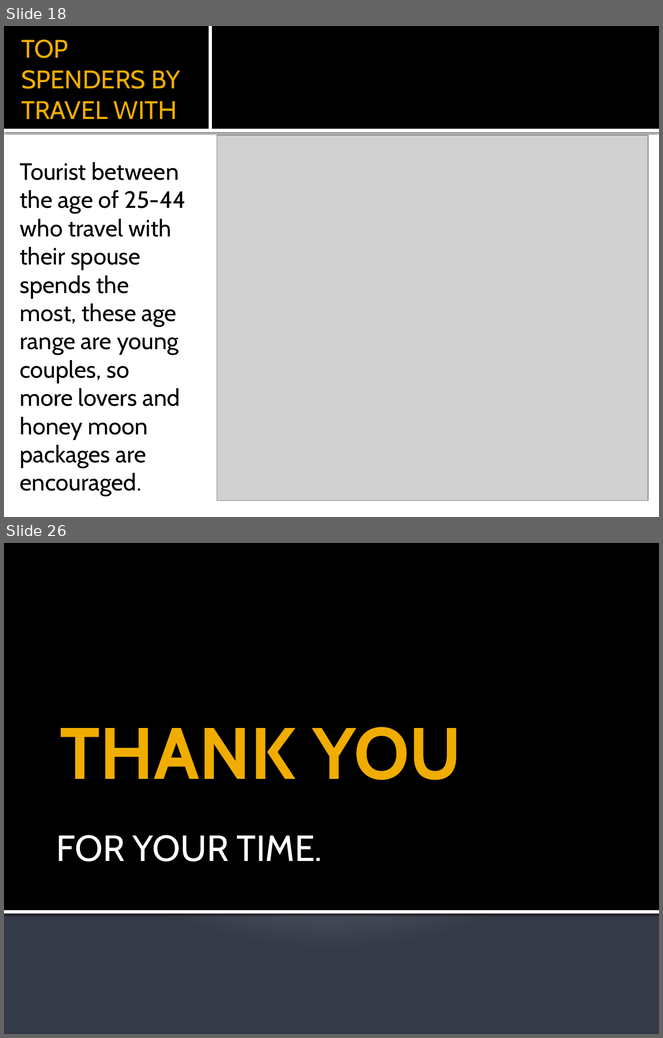
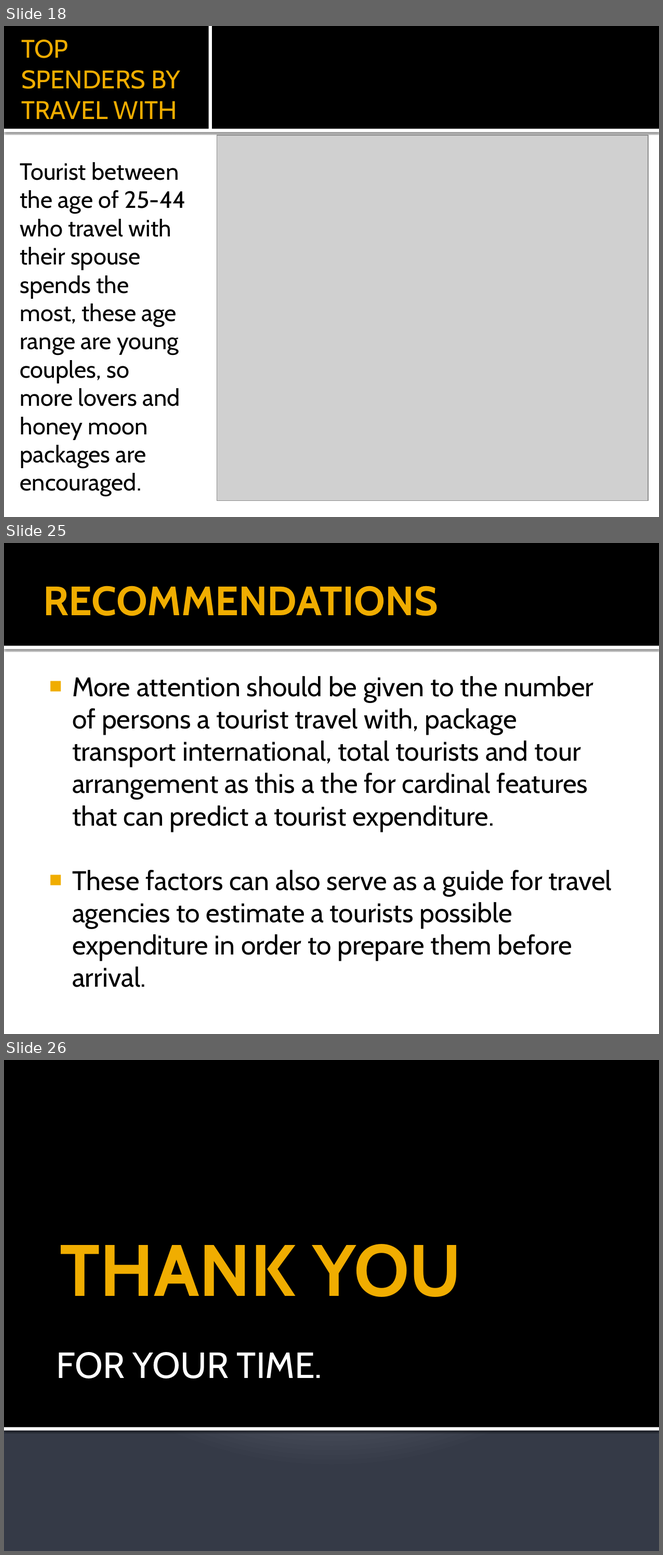
Before and after one commit to SuPaTeT/Code-Plateau-Group-2-Tanzania-Project, a slide deck: TANZANIA TOURIST REPORT.pptx. Shown one above the other, each under a label of ours: slides 18 and 26 before the commit, slides 18, 25 and 26 after it; the slides between them are not shown. The pictures are 663x1038 and 663x1555 pixels, drawn with LibreOffice and Linux fonts; fonts in the diff are those of the drawing; grey boxes stand for pictures. Boxes give left, top, right and bottom in pixels: in the first picture for what was removed or moved away, otherwise in the second. Text is boxed around its words. In the diff, an @@ line names an element or a change of style, - is before the commit and + after.

Commit message:
Add files via upload
TANZANIA TOURIST REPORT

```diff
--- a/TANZANIA TOURIST REPORT.pptx
+++ b/TANZANIA TOURIST REPORT.pptx
@@ slide 25 added at (x1=4, y1=543, x2=659, y2=1034), background #FFFFFF; not listed: 2 template elements that a slide beside it also shows @@
@@ title added at (x1=44, y1=586, x2=438, y2=616), 45 pt, text #F0AD00, bold @@
+RECOMMENDATIONS
@@ text added at (x1=72, y1=676, x2=612, y2=988), 29.6 pt, text #000000 @@
+■ More attention should be given to the number of persons a tourist travel with, package transport international, total tourists and tour arrangement as this a the for cardinal features that can predict a tourist expenditure.
+■ These factors can also serve as a guide for travel agencies to estimate a tourists possible expenditure in order to prepare them before arrival.
```
Also in this commit, not shown: 8 slides changed, 3 other slides added, 4 slides removed.
